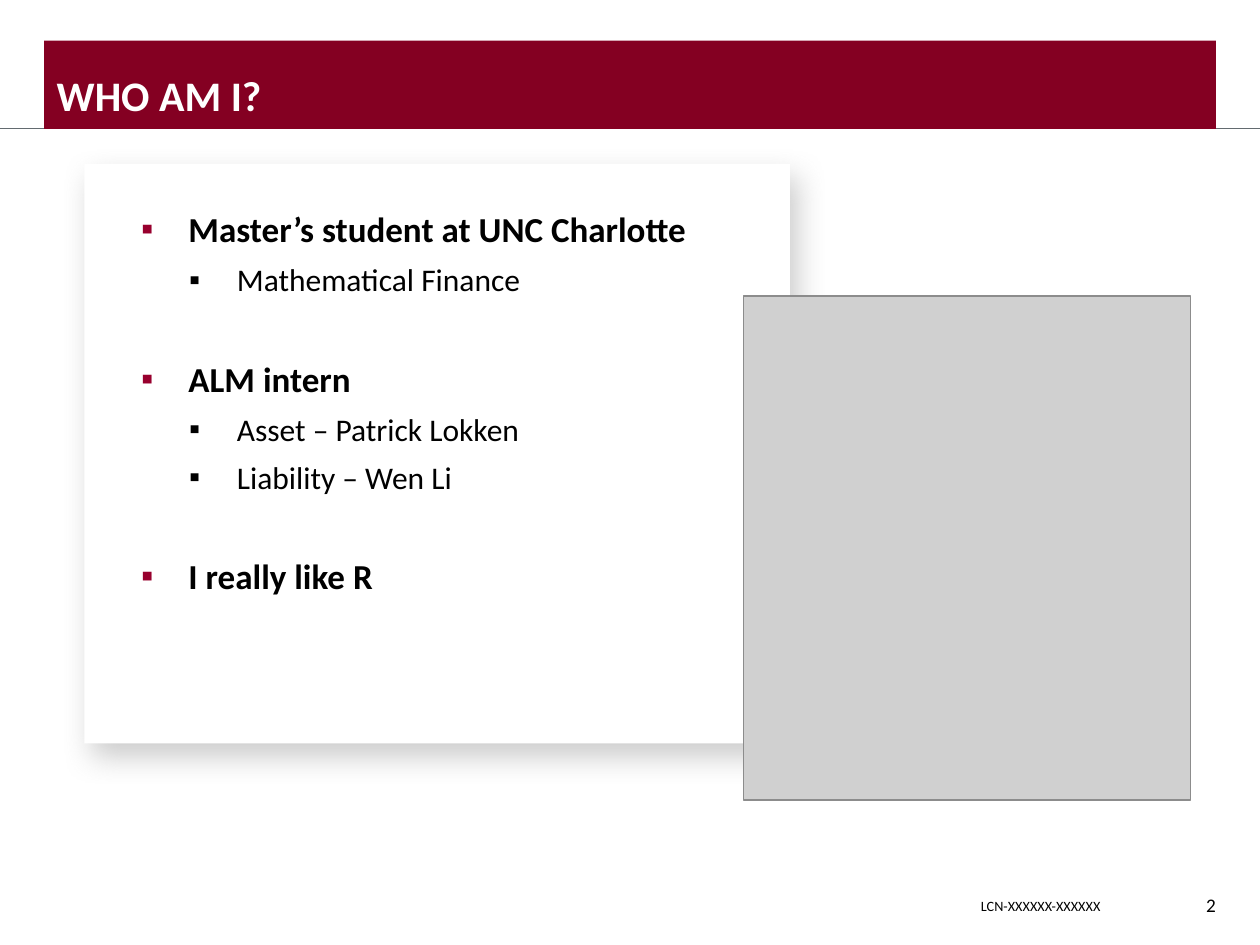
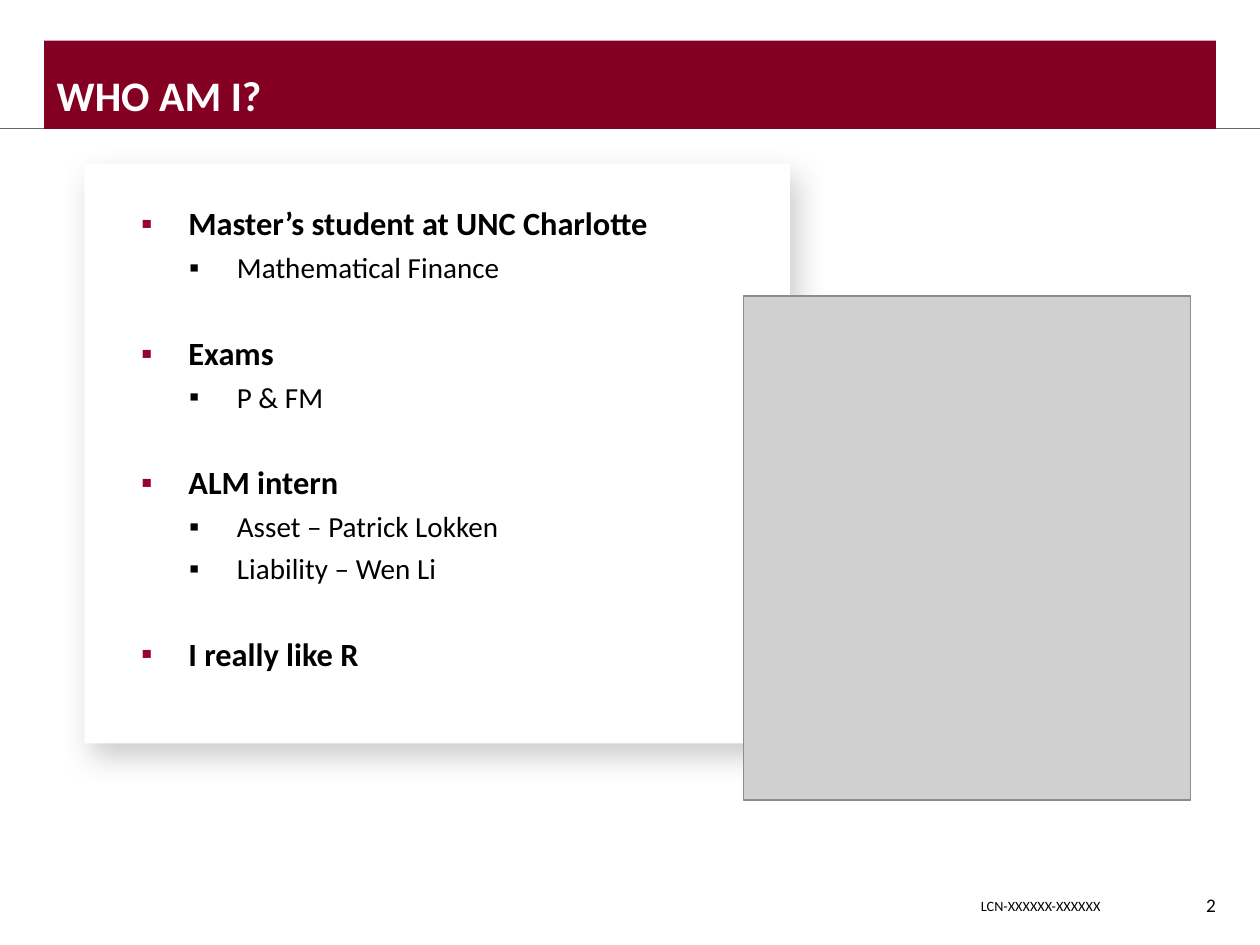
Before and after one commit to DavisVaughan/slides, a slide deck: slide 2 of final-presentation/final-presentation-davis-vaughan.pptx. Drawn at 1260x945 pixels with LibreOffice and Linux fonts; fonts in the diff are those of the drawing; grey boxes stand for pictures; background and template pictures are left out. Boxes give left, top, right and bottom in pixels: in the first picture for what was removed or moved away, otherwise in the second. Text is boxed around its words. In the diff, an @@ line names an element or a change of style, - is before the commit and + after.

Commit message:
add exams. shorten db connection

```diff
--- a/final-presentation/final-presentation-davis-vaughan.pptx
+++ b/final-presentation/final-presentation-davis-vaughan.pptx
@@ text at (x1=188, y1=211, x2=647, y2=671): size 20 to 18.5 pt in "Master’s student at UNC Charlotte", "ALM intern", "I really like R"; size 18 to 16.6 pt in "Mathematical Finance", "Asset – Patrick Lokken", "Liability – Wen Li"; line spacing 1 to 0.9 @@
@@ text at (x1=188, y1=344, x2=323, y2=408): paragraphs added @@
+▪ Exams
+  ▪ P & FM
```
Also in this commit, not shown: 1 slide added, 3 other files.
